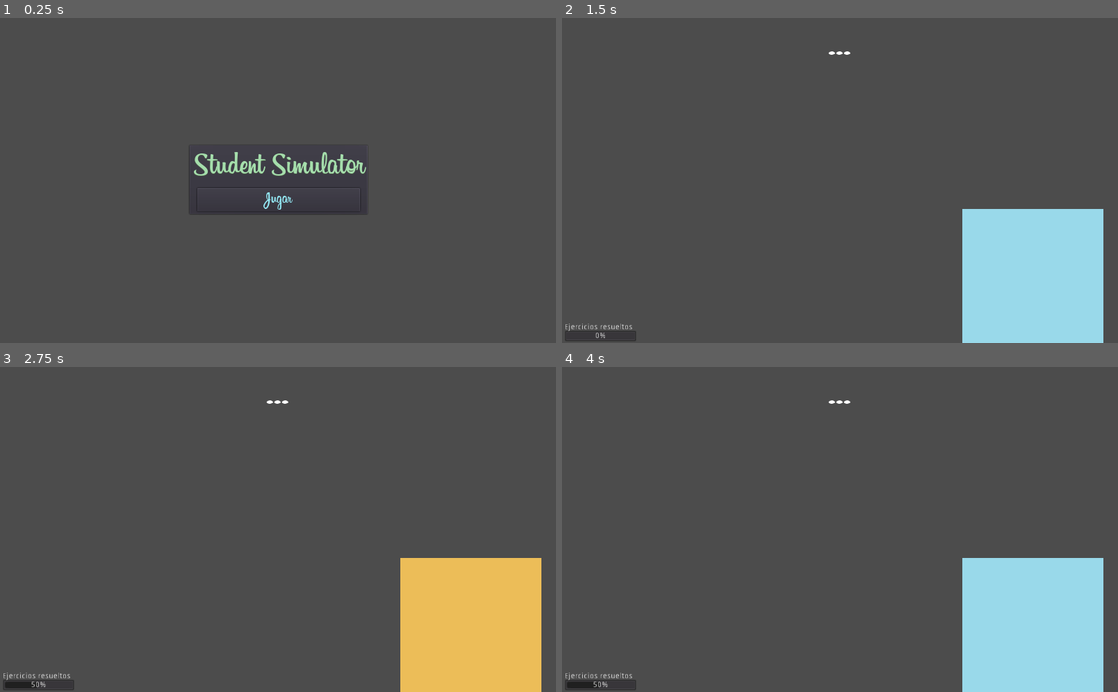
Above: before the commit, frames 1-4 (two rows, left to right).
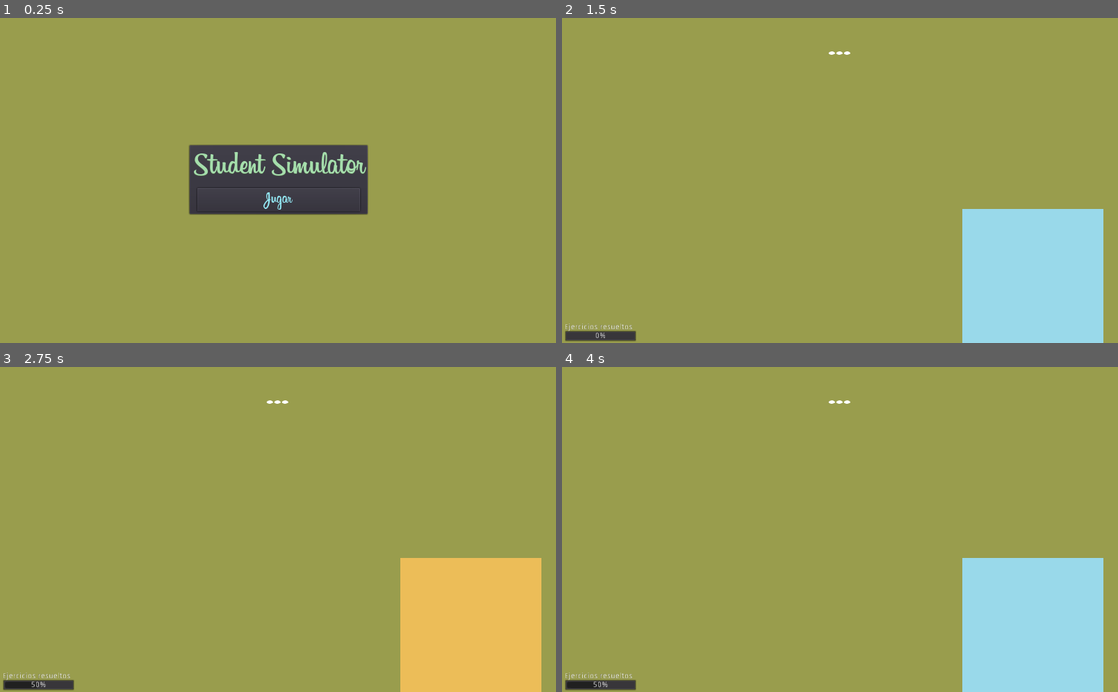
Above: after the commit, the same moments.

Repository: TraumaGames/StudentSimulator-TraumaGames
Game: Godot game, scene res://Main.tscn
Same seed, same stepped clock (60 frames per second), same inputs: the game is played once before the commit and once after it.
Inputs:
- Up to frame 1 (0.25 s): no input
- Up to frame 2 (1.5 s): click "Jugar" at 0.5 s; tap Enter at 1.25 s
- Up to frame 3 (2.75 s): click "Seguir estudiando" at 2 s
- Up to frame 4 (4 s): tap Space at 2.75 s; click "Irse de gira" at 3.5 s

The runs differ from the first frame. In frame 1, 93% of the frame differs, in the area x 0-100%, y 0-100%; in frame 2, 89%; in frame 3, 89%; in frame 4, 89%.

Commit message:
Se le dio un poquito de amor a la interfaz

Diff:
--- a/Entities/Card/Card.tscn
+++ b/Entities/Card/Card.tscn
@@ -1,8 +1,9 @@
-[gd_scene load_steps=5 format=2]
+[gd_scene load_steps=6 format=2]
 
 [ext_resource path="res://assets/art/card/card.PNG" type="Texture" id=1]
 [ext_resource path="res://assets/fonts/Billabong-font.ttf" type="DynamicFontData" id=2]
 [ext_resource path="res://Entities/Card/Card.gd" type="Script" id=3]
+[ext_resource path="res://Entities/MenuButton/MenuButton.tscn" type="PackedScene" id=4]
 
 [sub_resource type="DynamicFont" id=1]
 size = 45
@@ -20,6 +21,7 @@
 margin_right = 282.151
 margin_bottom = 96.0
 custom_fonts/font = SubResource( 1 )
+custom_colors/font_color = Color( 0.270588, 0.470588, 0.117647, 1 )
 text = "Dedicate a otra cosa | Na mentira"
 align = 1
 autowrap = true
@@ -36,15 +38,13 @@
 "_edit_use_anchors_": false
 }
 
-[node name="Accept" type="Button" parent="CenterAccept"]
+[node name="Accept" parent="CenterAccept" instance=ExtResource( 4 )]
 margin_left = 146.0
 margin_top = 14.0
 margin_right = 158.0
 margin_bottom = 64.0
 rect_min_size = Vector2( 0, 50 )
-__meta__ = {
-"_edit_use_anchors_": false
-}
+text = ""
 
 [node name="CenterCancel" type="CenterContainer" parent="."]
 margin_left = 2.76724
@@ -55,15 +55,13 @@
 "_edit_use_anchors_": false
 }
 
-[node name="Cancel" type="Button" parent="CenterCancel"]
+[node name="Cancel" parent="CenterCancel" instance=ExtResource( 4 )]
 margin_left = 146.0
 margin_top = 14.0
 margin_right = 158.0
 margin_bottom = 64.0
 rect_min_size = Vector2( 0, 50 )
-__meta__ = {
-"_edit_use_anchors_": false
-}
+text = ""
 
 [connection signal="pressed" from="CenterAccept/Accept" to="." method="_on_Accept_pressed"]
 [connection signal="pressed" from="CenterCancel/Cancel" to="." method="_on_Cancel_pressed"]
--- a/Main.tscn
+++ b/Main.tscn
@@ -9,6 +9,16 @@
 
 [node name="Main" type="Node"]
 script = ExtResource( 3 )
+
+[node name="ColorRect" type="ColorRect" parent="."]
+anchor_right = 1.0
+anchor_bottom = 1.0
+margin_right = 76.0
+margin_bottom = 50.0
+color = Color( 0.6, 0.615686, 0.301961, 1 )
+__meta__ = {
+"_edit_use_anchors_": false
+}
 
 [node name="HUD" parent="." instance=ExtResource( 1 )]
 
